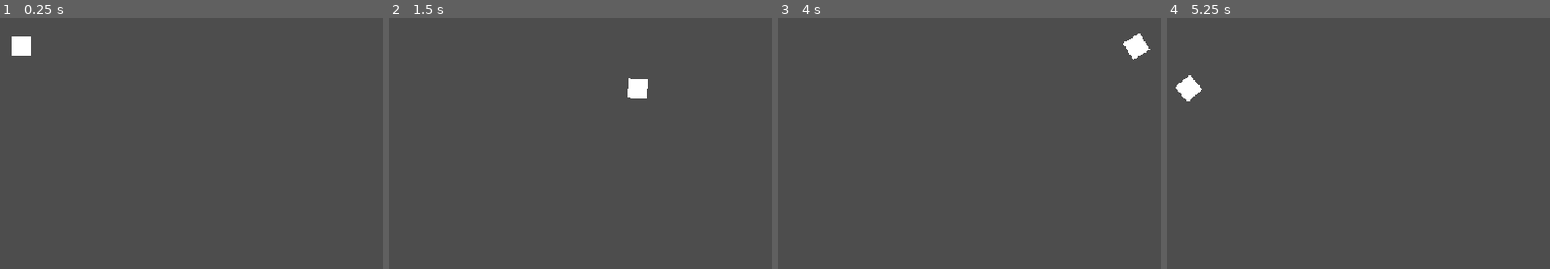
Above: before the commit, frames 1-4 (left to right).
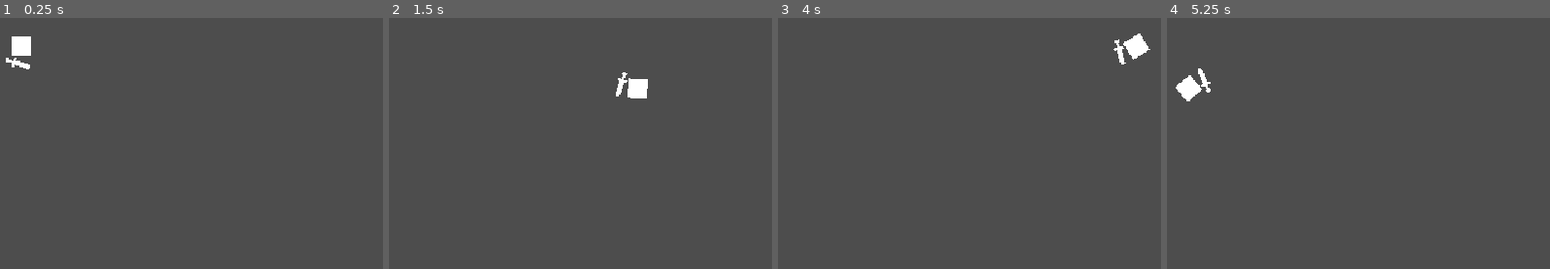
Above: after the commit, the same moments.

Repository: zMenta/Cubesh
Game: Godot game, scene res://main/main.tscn
Two runs of this game, one before a commit and one after it. Both use one fixed random seed, a clock stepped at 60 frames per second and the inputs below.
Inputs (mouse positions are in pixels of both pictures, inside the frame that each line leads up to):
- Up to frame 1 (0.25 s): no input
- Up to frame 2 (1.5 s): tap Enter at 0.5 s; move the mouse to (580, 28) at 0.52 s; hold D (right) 0.53-1.28 s; move the mouse to (outside the picture) at 1.27 s; hold S (down) from 1.28 s (still down)
- Up to frame 3 (4 s): move the mouse to (outside the picture) at 2.02 s; release S (down) at 2.03 s; hold D (right) 2.03-2.78 s; move the mouse to (outside the picture) at 2.77 s; hold W (up) 2.78-3.53 s; tap Space at 3.5 s; move the mouse to (1030, 115) at 3.52 s; hold A (left) from 3.53 s (still down)
- Up to frame 4 (5.25 s): move the mouse to (outside the picture) at 4.27 s; move the mouse to (1228, 50) at 5.02 s; release A (left) at 5.03 s; hold S (down) from 5.03 s (still down)

The runs differ from the first frame. In frame 1, 0.1% of the frame differs, in the area x 1-8%, y 15-21%; in frame 2, 0.1%; in frame 3, 0.1%; in frame 4, 0.1%.

Commit message:
swing and thrust attack animations

Diff:
--- a/player/player.tscn
+++ b/player/player.tscn
@@ -1,10 +1,103 @@
-[gd_scene load_steps=4 format=3 uid="uid://c7easjs18gum6"]
+[gd_scene load_steps=11 format=3 uid="uid://c7easjs18gum6"]
 
 [ext_resource type="Script" path="res://player/player.gd" id="1_hmwl6"]
 [ext_resource type="Texture2D" uid="uid://by6stwb2lv712" path="res://common/assets.png" id="2_p3d7h"]
+[ext_resource type="PackedScene" uid="uid://enb2cglwjek0" path="res://weapons/spear.tscn" id="3_xg60j"]
+[ext_resource type="PackedScene" uid="uid://bxsrkofvoagxw" path="res://weapons/dagger.tscn" id="4_t081i"]
+[ext_resource type="PackedScene" uid="uid://c6g53qb86u43r" path="res://weapons/sword.tscn" id="5_ockq5"]
 
 [sub_resource type="RectangleShape2D" id="RectangleShape2D_6ghq3"]
 size = Vector2(16, 16)
+
+[sub_resource type="Animation" id="Animation_0qvry"]
+resource_name = "thrust_attack"
+length = 1.3
+tracks/0/type = "value"
+tracks/0/imported = false
+tracks/0/enabled = true
+tracks/0/path = NodePath("WeaponSlot:position")
+tracks/0/interp = 2
+tracks/0/loop_wrap = true
+tracks/0/keys = {
+"times": PackedFloat32Array(0, 0.4, 0.55, 0.7, 0.9, 1.3),
+"transitions": PackedFloat32Array(1, 1, 1, 1, 1, 1),
+"update": 0,
+"values": [Vector2(11, 13), Vector2(-5, 11), Vector2(12, 2), Vector2(16, 2), Vector2(12, 2), Vector2(11, 13)]
+}
+tracks/1/type = "value"
+tracks/1/imported = false
+tracks/1/enabled = true
+tracks/1/path = NodePath("WeaponSlot:rotation")
+tracks/1/interp = 2
+tracks/1/loop_wrap = true
+tracks/1/keys = {
+"times": PackedFloat32Array(0, 0.4, 0.55, 0.7, 0.9, 1.3),
+"transitions": PackedFloat32Array(1, 1, 1, 1, 1, 1),
+"update": 0,
+"values": [-2.84136, -1.65087, -1.58385, -1.58385, -1.58385, -2.84136]
+}
+
+[sub_resource type="Animation" id="Animation_a2rio"]
+length = 0.001
+tracks/0/type = "value"
+tracks/0/imported = false
+tracks/0/enabled = true
+tracks/0/path = NodePath("WeaponSlot:position")
+tracks/0/interp = 1
+tracks/0/loop_wrap = true
+tracks/0/keys = {
+"times": PackedFloat32Array(0),
+"transitions": PackedFloat32Array(1),
+"update": 0,
+"values": [Vector2(11, 13)]
+}
+tracks/1/type = "value"
+tracks/1/imported = false
+tracks/1/enabled = true
+tracks/1/path = NodePath("WeaponSlot:rotation")
+tracks/1/interp = 1
+tracks/1/loop_wrap = true
+tracks/1/keys = {
+"times": PackedFloat32Array(0),
+"transitions": PackedFloat32Array(1),
+"update": 0,
+"values": [-2.84136]
+}
+
+[sub_resource type="Animation" id="Animation_anncq"]
+resource_name = "swing_attack"
+length = 0.75
+tracks/0/type = "value"
+tracks/0/imported = false
+tracks/0/enabled = true
+tracks/0/path = NodePath("WeaponSlot:position")
+tracks/0/interp = 2
+tracks/0/loop_wrap = true
+tracks/0/keys = {
+"times": PackedFloat32Array(0, 0.2, 0.3, 0.4, 0.45, 0.75),
+"transitions": PackedFloat32Array(1, 1, 1, 1, 1, 1),
+"update": 0,
+"values": [Vector2(11, 13), Vector2(12, 2), Vector2(13, 8), Vector2(13, 7), Vector2(13, 7), Vector2(11, 13)]
+}
+tracks/1/type = "value"
+tracks/1/imported = false
+tracks/1/enabled = true
+tracks/1/path = NodePath("WeaponSlot:rotation")
+tracks/1/interp = 2
+tracks/1/loop_wrap = true
+tracks/1/keys = {
+"times": PackedFloat32Array(0, 0.2, 0.3, 0.4, 0.45, 0.75),
+"transitions": PackedFloat32Array(1, 1, 1, 1, 1, 1),
+"update": 0,
+"values": [-2.84136, -3.60374, -0.609217, -0.976319, -0.976319, -2.84136]
+}
+
+[sub_resource type="AnimationLibrary" id="AnimationLibrary_g8hwb"]
+_data = {
+"RESET": SubResource("Animation_a2rio"),
+"swing_attack": SubResource("Animation_anncq"),
+"thrust_attack": SubResource("Animation_0qvry")
+}
 
 [node name="Player" type="CharacterBody2D"]
 script = ExtResource("1_hmwl6")
@@ -17,3 +110,20 @@
 texture = ExtResource("2_p3d7h")
 region_enabled = true
 region_rect = Rect2(0, 0, 16, 16)
+
+[node name="WeaponSlot" type="Node2D" parent="."]
+position = Vector2(11, 13)
+rotation = -2.84136
+
+[node name="Spear" parent="WeaponSlot" instance=ExtResource("3_xg60j")]
+visible = false
+
+[node name="Dagger" parent="WeaponSlot" instance=ExtResource("4_t081i")]
+visible = false
+
+[node name="Sword" parent="WeaponSlot" instance=ExtResource("5_ockq5")]
+
+[node name="AnimationPlayer" type="AnimationPlayer" parent="."]
+libraries = {
+"": SubResource("AnimationLibrary_g8hwb")
+}
